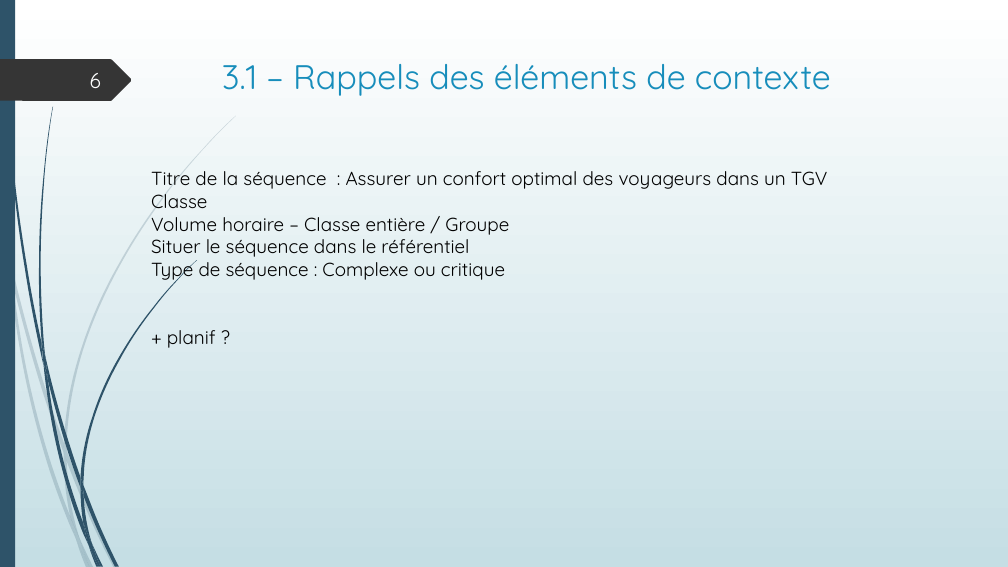
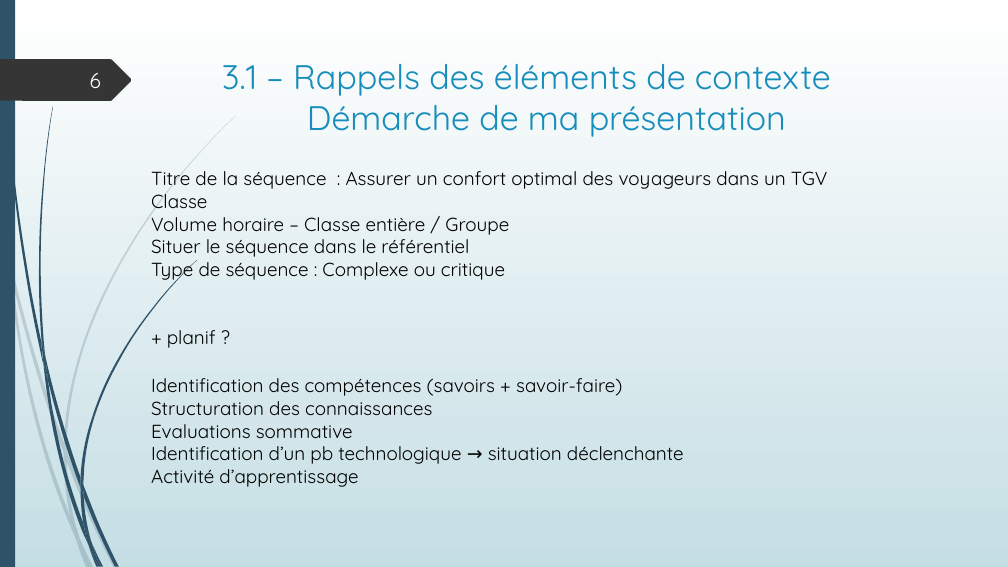
Before and after one commit to SdeuxiModeles/Modeles, a slide deck: slide 6 of N1.pptx. Drawn at 1008x567 pixels with LibreOffice and Linux fonts; fonts in the diff are those of the drawing. Boxes give left, top, right and bottom in pixels: in the first picture for what was removed or moved away, otherwise in the second. Text is boxed around its words. In the diff, an @@ line names an element or a change of style, - is before the commit and + after.

Commit message:
Fix2

```diff
--- a/N1.pptx
+++ b/N1.pptx
@@ title at (222,64,831,137): text changed @@
-3.1 – Rappels des éléments de contexte
+3.1 – Rappels des éléments de contexte
+Démarche de ma présentation
@@ text added at (151,378,684,487), 18 pt, text #000000 @@
+Identification des compétences (savoirs + savoir-faire)
+Structuration des connaissances
+Evaluations sommative
+Identification d’un pb technologique → situation déclenchante
+Activité d’apprentissage
```
Also in this commit, not shown: 5 other slides changed.
